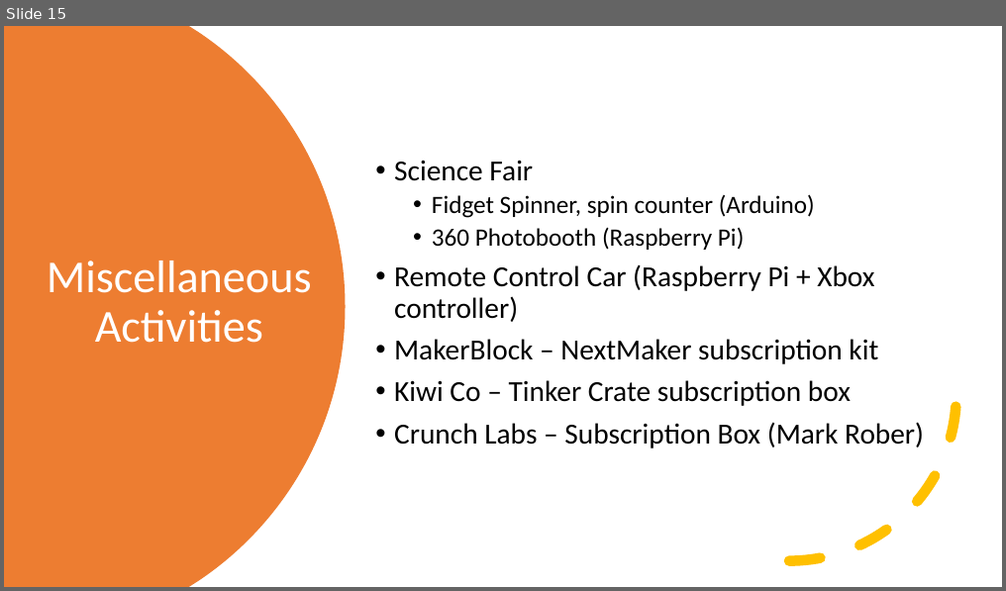
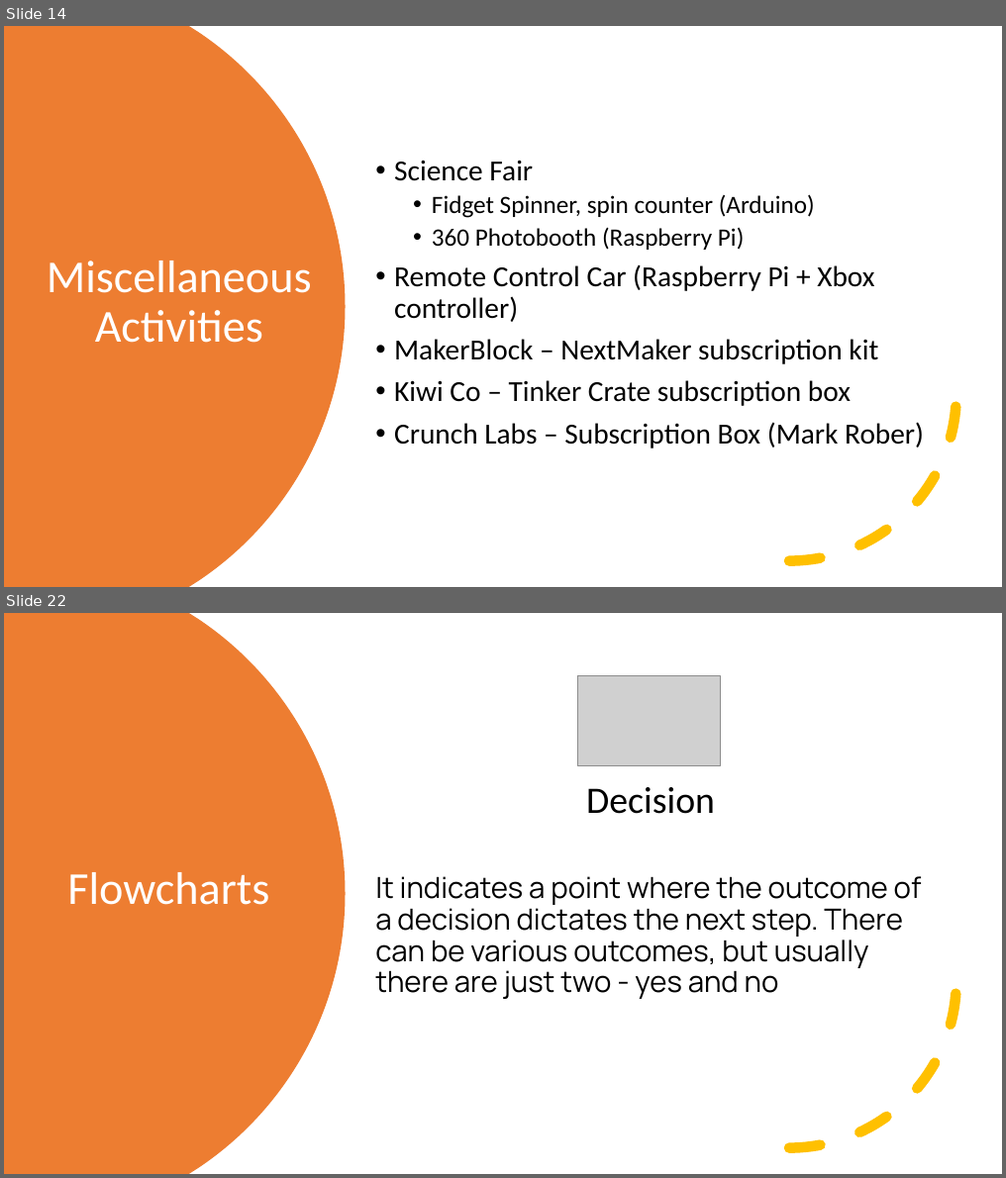
Before and after one commit to kevmoens/ThatConference2022, a slide deck: ThatConference2022.pptx. Shown one above the other, each under a label of ours: slide 15 before the commit, slides 14 and 22 after it; the slides between them are not shown. The pictures are 1006x591 and 1006x1178 pixels, drawn with LibreOffice and Linux fonts; fonts in the diff are those of the drawing; grey boxes stand for pictures. Boxes give left, top, right and bottom in pixels: in the first picture for what was removed or moved away, otherwise in the second. Text is boxed around its words. In the diff, an @@ line names an element or a change of style, - is before the commit and + after.

```diff
--- a/ThatConference2022.pptx
+++ b/ThatConference2022.pptx
@@ slide 22 added at [4, 613, 1002, 1174], background #FFFFFF @@
@@ freeform shape added at [4, 613, 346, 1174], fill #ED7D31 @@
@@ picture added at [577, 676, 721, 765] @@
@@ text added at [375, 787, 922, 999], 28 pt, text #000000 @@
+Decision
+It indicates a point where the outcome of a decision dictates the next step. There can be various outcomes, but usually there are just two - yes and no
@@ arc (boxed as its full ellipse) added at [623, 814, 957, 1149], outline #FFC000 10 pt dashed @@
@@ title added at [67, 872, 269, 905], 44 pt, text #FFFFFF @@
+Flowcharts
@@ what was slide 15 is now slide 14 @@
```
Also in this commit, not shown: 1 slide changed, 12 other slides added, 4 slides removed, 2 other files.
